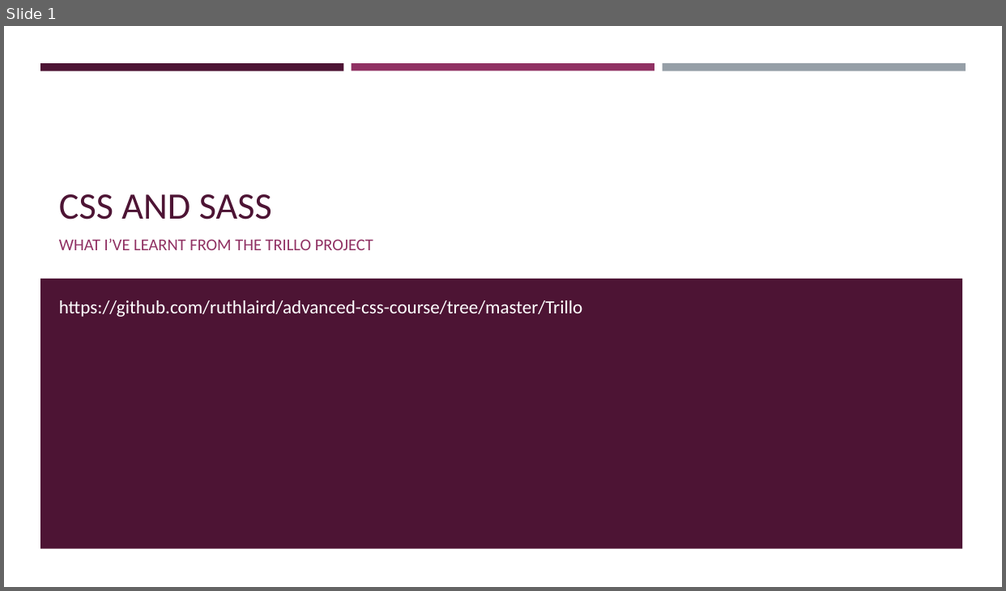
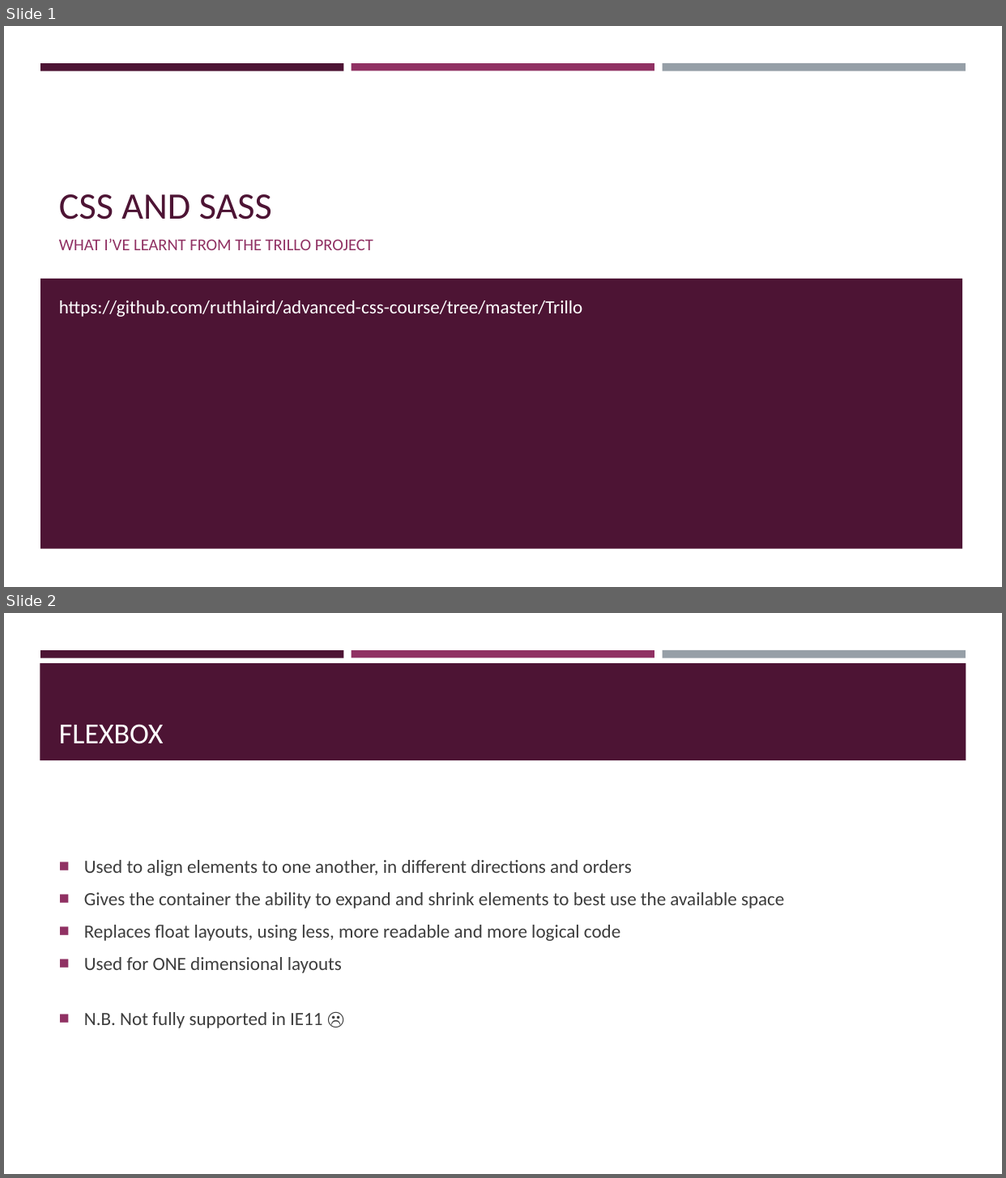
Before and after one commit to ruthlaird/advanced-css-course, a slide deck: Trillo/presentation/Trillo project - what I learnt.pptx. Shown one above the other, each under a label of ours: slide 1 before the commit, slides 1 and 2 after it. The pictures are 1006x591 and 1006x1178 pixels, drawn with LibreOffice and Linux fonts; fonts in the diff are those of the drawing. Boxes give left, top, right and bottom in pixels: in the first picture for what was removed or moved away, otherwise in the second. Text is boxed around its words. In the diff, an @@ line names an element or a change of style, - is before the commit and + after.

```diff
--- a/Trillo/presentation/Trillo project - what I learnt.pptx
+++ b/Trillo/presentation/Trillo project - what I learnt.pptx
@@ slide 2 added at <box>4,613,1002,1174</box>, background #FFFFFF; not listed: 3 template elements that a slide beside it also shows @@
@@ rectangle added at <box>40,663,966,760</box>, fill #4D1434 @@
@@ title added at <box>59,724,164,744</box>, 28 pt, text #FFFFFF @@
+FLEXBOX
@@ text added at <box>84,860,784,1029</box>, 18 pt, text #3D3D3D @@
+■ Used to align elements to one another, in different directions and orders
+■ Gives the container the ability to expand and shrink elements to best use the available space
+■ Replaces float layouts, using less, more readable and more logical code
+■ Used for ONE dimensional layouts
+■ N.B. Not fully supported in IE11 ☹
```
Also in this commit, not shown: 16 other slides added, 8 other files.
